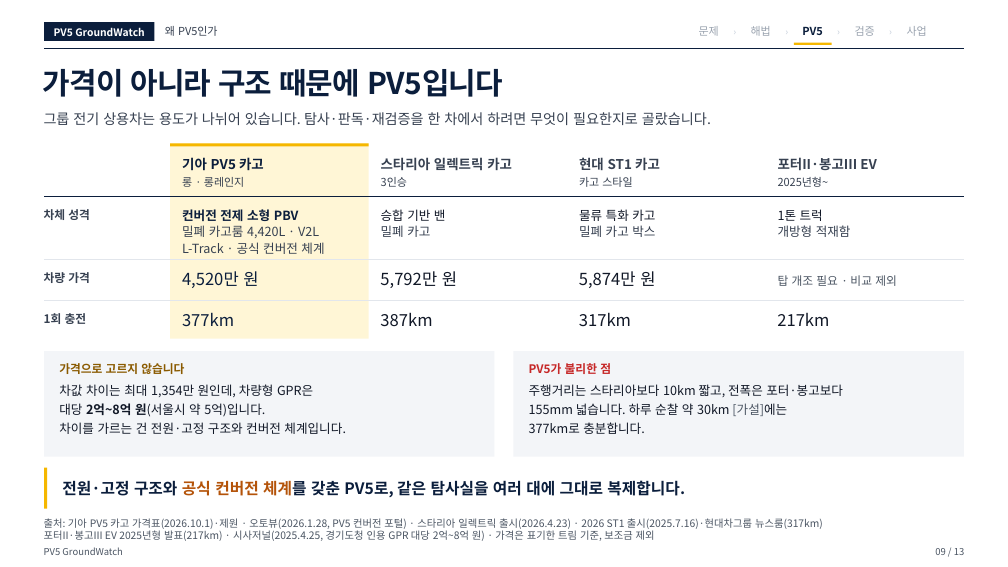
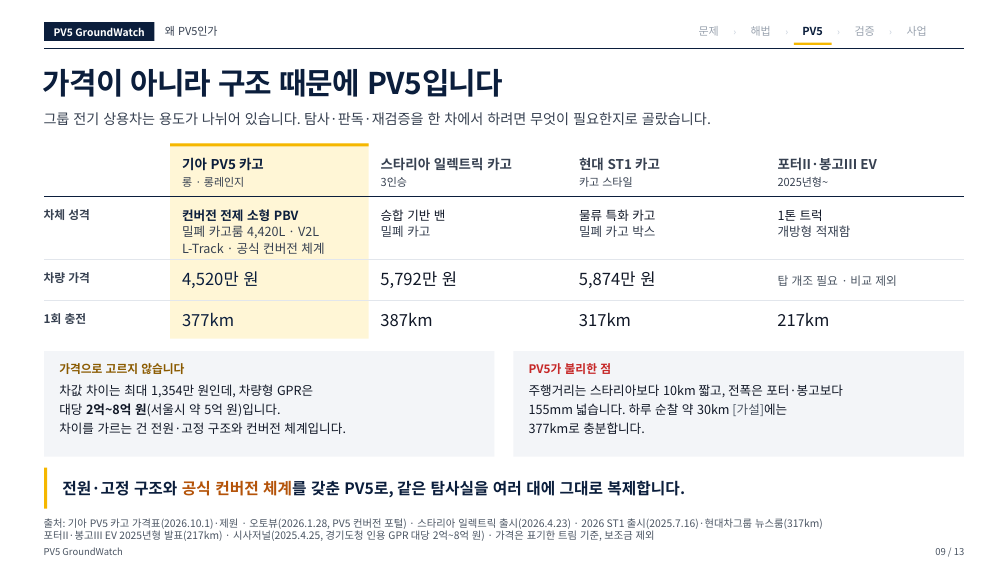
Before and after one commit to woojin-choe/pv5-hose-lab, a slide deck: slide 9 of ppt_all/PV5_GroundWatch_10_22.pptx. Drawn at 1008x567 pixels with LibreOffice and Linux fonts; fonts in the diff are those of the drawing. Boxes give left, top, right and bottom in pixels: in the first picture for what was removed or moved away, otherwise in the second. Text is boxed around its words. In the diff, an @@ line names an element or a change of style, - is before the commit and + after.

```diff
--- a/ppt_all/PV5_GroundWatch_10_22.pptx
+++ b/ppt_all/PV5_GroundWatch_10_22.pptx
@@ text at (x1=59, y1=384, x2=346, y2=434): text changed @@
-차값 차이는 최대 1,354만 원인데, 차량형 GPR은
-대당 2억~8억 원(서울시 약 5억)입니다.
-차이를 가르는 건 전원·고정 구조와 컨버전 체계입니다.
+차값 차이는 최대 1,354만 원인데, 차량형 GPR은
+대당 2억~8억 원(서울시 약 5억 원)입니다.
+차이를 가르는 건 전원·고정 구조와 컨버전 체계입니다.
```
Also in this commit, not shown: 5 other slides changed, 16 other files.
